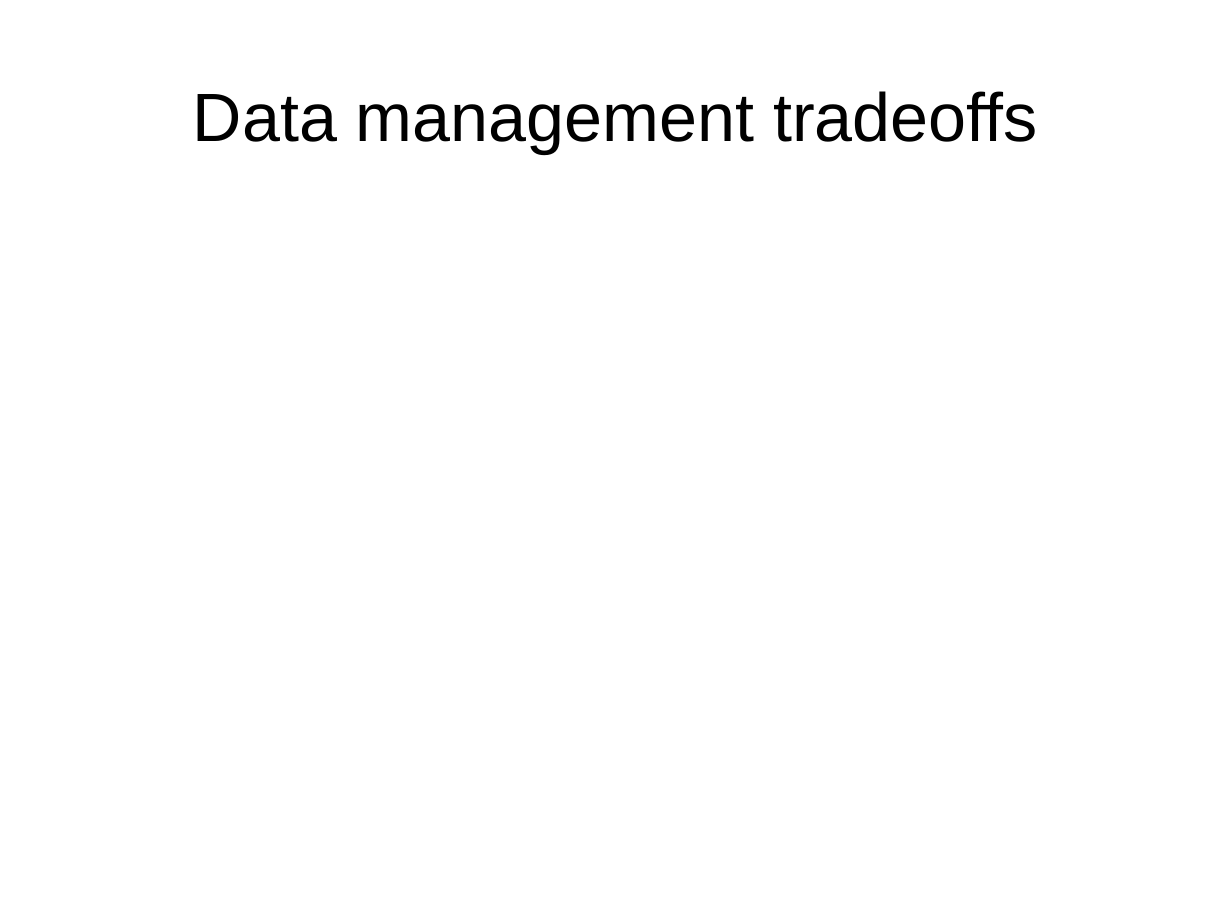
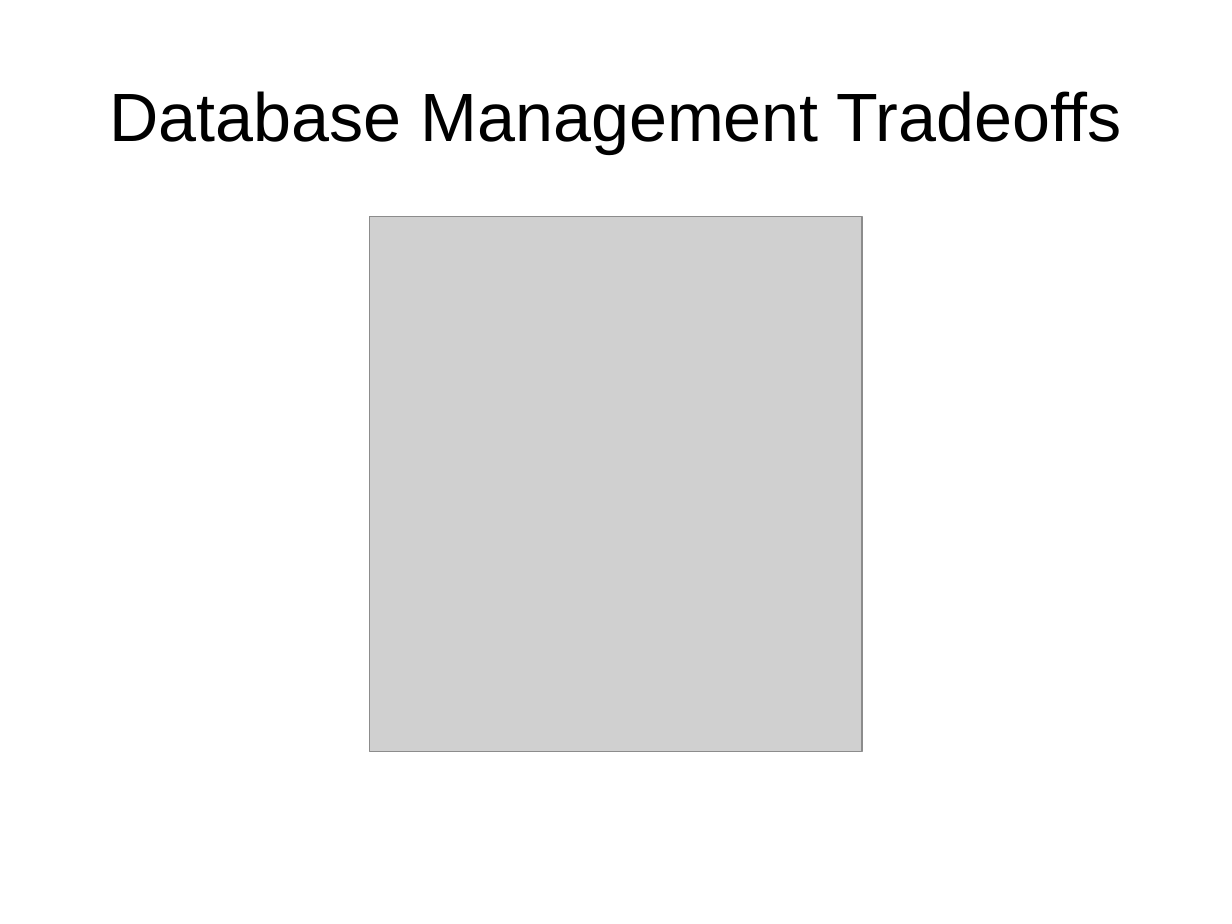
Before and after one commit to podd/podd-publications, a slide deck: slide 2 of montpellier2014/PODD-Montpellier2014.odp (slide 4 before the commit). Drawn at 1232x924 pixels with LibreOffice and Linux fonts; fonts in the diff are those of the drawing; grey boxes stand for pictures. Boxes give left, top, right and bottom in pixels: in the first picture for what was removed or moved away, otherwise in the second. Text is boxed around its words. In the diff, an @@ line names an element or a change of style, - is before the commit and + after.

```diff
--- a/montpellier2014/PODD-Montpellier2014.odp
+++ b/montpellier2014/PODD-Montpellier2014.odp
@@ title at bbox=[109, 91, 1122, 153]: text changed @@
-Data management tradeoffs
+Database Management Tradeoffs
@@ picture added at bbox=[370, 217, 862, 752] @@
```
Also in this commit, not shown: 5 other slides changed, 2 slides added, 2 slides removed, 7 other files.
